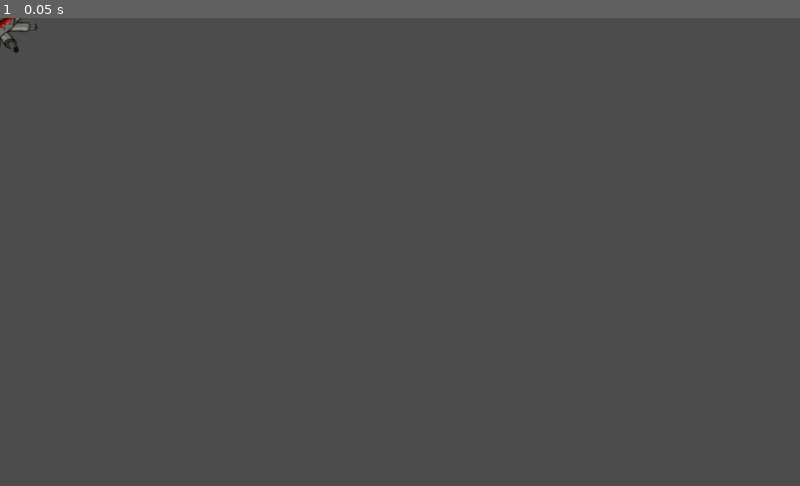
Above: before the commit, frame 1.
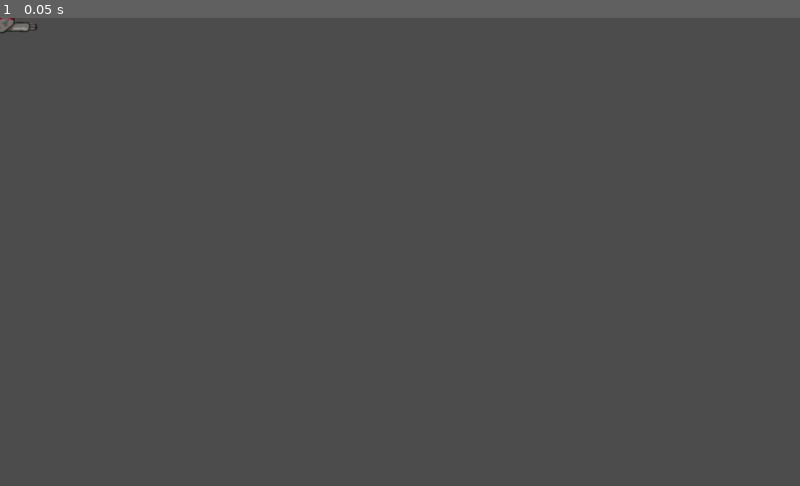
Above: after the commit, the same moment.

Repository: CiaranWoodward/LD46
Game: Godot game, scene res://Belt Accessories/Machine Gun.tscn
Same seed, same stepped clock (60 frames per second), same inputs: the game is played once before the commit and once after it. This scene is started directly instead of the project's main scene.
Inputs:
- Up to frame 1 (0.05 s): no input

The runs differ from the first frame. In frame 1, less than 0.1% of the frame differs, in the area x 0-3%, y 0-8%.

Commit message:
Bind shooting to mouse buttons

Diff:
--- a/Belt Accessories/BeltItem.gd
+++ b/Belt Accessories/BeltItem.gd
@@ -6,7 +6,7 @@
 export var is_weapon : bool = false
 export var icon_texture : Texture = null
 
-var cur_rotsprite = 0 setget set_rotsprite, get_rotsprite
+var cur_rotsprite = -1 setget set_rotsprite, get_rotsprite
 
 # Called when the node enters the scene tree for the first time.
 func _ready():
@@ -29,3 +29,9 @@
 
 func set_cost(acost : int):
 	cost = acost
+
+func begin_fire():
+	pass
+
+func end_fire():
+	pass
--- a/Belt Accessories/Machine Gun.gd
+++ b/Belt Accessories/Machine Gun.gd
@@ -1,16 +1,28 @@
 extends BeltItem
 
+onready var animp = get_node("AnimationPlayer")
 
-# Declare member variables here. Examples:
-# var a = 2
-# var b = "text"
-
+var isfiring : bool = false
 
 # Called when the node enters the scene tree for the first time.
 func _ready():
-	pass # Replace with function body.
+	pass
 
+func set_rotsprite(dir : int):
+	if dir == cur_rotsprite:
+		return
+	assert(dir >= 0 && dir <= 7)
+	for i in range(8):
+		self.get_node(str(i) + "P").emitting = (i == dir && isfiring)
 
-# Called every frame. 'delta' is the elapsed time since the previous frame.
-#func _process(delta):
-#	pass
+	.set_rotsprite(dir)
+
+func begin_fire():
+	animp.play("Fire")
+	isfiring = true
+	self.get_node(str(cur_rotsprite) + "P").emitting = true
+
+func end_fire():
+	animp.play("Idle")
+	isfiring = false
+	self.get_node(str(cur_rotsprite) + "P").emitting = false
--- a/Belt Accessories/Machine Gun.tscn
+++ b/Belt Accessories/Machine Gun.tscn
@@ -113,102 +113,6 @@
 "update": 0,
 "values": [ 0.0, -4.05142 ]
 }
-tracks/8/type = "value"
-tracks/8/path = NodePath("0/0:emitting")
-tracks/8/interp = 1
-tracks/8/loop_wrap = true
-tracks/8/imported = false
-tracks/8/enabled = true
-tracks/8/keys = {
-"times": PoolRealArray( 0 ),
-"transitions": PoolRealArray( 1 ),
-"update": 1,
-"values": [ true ]
-}
-tracks/9/type = "value"
-tracks/9/path = NodePath("1/1:emitting")
-tracks/9/interp = 1
-tracks/9/loop_wrap = true
-tracks/9/imported = false
-tracks/9/enabled = true
-tracks/9/keys = {
-"times": PoolRealArray( 0 ),
-"transitions": PoolRealArray( 1 ),
-"update": 1,
-"values": [ true ]
-}
-tracks/10/type = "value"
-tracks/10/path = NodePath("2/2:emitting")
-tracks/10/interp = 1
-tracks/10/loop_wrap = true
-tracks/10/imported = false
-tracks/10/enabled = true
-tracks/10/keys = {
-"times": PoolRealArray( 0 ),
-"transitions": PoolRealArray( 1 ),
-"update": 1,
-"values": [ true ]
-}
-tracks/11/type = "value"
-tracks/11/path = NodePath("3/3:emitting")
-tracks/11/interp = 1
-tracks/11/loop_wrap = true
-tracks/11/imported = false
-tracks/11/enabled = true
-tracks/11/keys = {
-"times": PoolRealArray( 0 ),
-"transitions": PoolRealArray( 1 ),
-"update": 1,
-"values": [ true ]
-}
-tracks/12/type = "value"
-tracks/12/path = NodePath("4/4:emitting")
-tracks/12/interp = 1
-tracks/12/loop_wrap = true
-tracks/12/imported = false
-tracks/12/enabled = true
-tracks/12/keys = {
-"times": PoolRealArray( 0 ),
-"transitions": PoolRealArray( 1 ),
-"update": 1,
-"values": [ true ]
-}
-tracks/13/type = "value"
-tracks/13/path = NodePath("5/5:emitting")
-tracks/13/interp = 1
-tracks/13/loop_wrap = true
-tracks/13/imported = false
-tracks/13/enabled = true
-tracks/13/keys = {
-"times": PoolRealArray( 0 ),
-"transitions": PoolRealArray( 1 ),
-"update": 1,
-"values": [ true ]
-}
-tracks/14/type = "value"
-tracks/14/path = NodePath("6/6:emitting")
-tracks/14/interp = 1
-tracks/14/loop_wrap = true
-tracks/14/imported = false
-tracks/14/enabled = true
-tracks/14/keys = {
-"times": PoolRealArray( 0 ),
-"transitions": PoolRealArray( 1 ),
-"update": 1,
-"values": [ true ]
-}
-tracks/15/type = "value"
-tracks/15/path = NodePath("7/7:emitting")
-tracks/15/interp = 1
-tracks/15/loop_wrap = true
-tracks/15/imported = false
-tracks/15/enabled = true
-tracks/15/keys = {
-"times": PoolRealArray( 0 ),
-"transitions": PoolRealArray( 1 ),
-"update": 1,
-"values": [ true ]
-}
 
 [sub_resource type="Animation" id=2]
 resource_name = "Idle"
@@ -309,102 +213,6 @@
 "update": 0,
 "values": [ 0.0 ]
 }
-tracks/8/type = "value"
-tracks/8/path = NodePath("0/0:emitting")
-tracks/8/interp = 1
-tracks/8/loop_wrap = true
-tracks/8/imported = false
-tracks/8/enabled = true
-tracks/8/keys = {
-"times": PoolRealArray( 0 ),
-"transitions": PoolRealArray( 1 ),
-"update": 1,
-"values": [ false ]
-}
-tracks/9/type = "value"
-tracks/9/path = NodePath("1/1:emitting")
-tracks/9/interp = 1
-tracks/9/loop_wrap = true
-tracks/9/imported = false
-tracks/9/enabled = true
-tracks/9/keys = {
-"times": PoolRealArray( 0 ),
-"transitions": PoolRealArray( 1 ),
-"update": 1,
-"values": [ false ]
-}
-tracks/10/type = "value"
-tracks/10/path = NodePath("2/2:emitting")
-tracks/10/interp = 1
-tracks/10/loop_wrap = true
-tracks/10/imported = false
-tracks/10/enabled = true
-tracks/10/keys = {
-"times": PoolRealArray( 0 ),
-"transitions": PoolRealArray( 1 ),
-"update": 1,
-"values": [ false ]
-}
-tracks/11/type = "value"
-tracks/11/path = NodePath("3/3:emitting")
-tracks/11/interp = 1
-tracks/11/loop_wrap = true
-tracks/11/imported = false
-tracks/11/enabled = true
-tracks/11/keys = {
-"times": PoolRealArray( 0 ),
-"transitions": PoolRealArray( 1 ),
-"update": 1,
-"values": [ false ]
-}
-tracks/12/type = "value"
-tracks/12/path = NodePath("4/4:emitting")
-tracks/12/interp = 1
-tracks/12/loop_wrap = true
-tracks/12/imported = false
-tracks/12/enabled = true
-tracks/12/keys = {
-"times": PoolRealArray( 0 ),
-"transitions": PoolRealArray( 1 ),
-"update": 1,
-"values": [ false ]
-}
-tracks/13/type = "value"
-tracks/13/path = NodePath("5/5:emitting")
-tracks/13/interp = 1
-tracks/13/loop_wrap = true
-tracks/13/imported = false
-tracks/13/enabled = true
-tracks/13/keys = {
-"times": PoolRealArray( 0 ),
-"transitions": PoolRealArray( 1 ),
-"update": 1,
-"values": [ false ]
-}
-tracks/14/type = "value"
-tracks/14/path = NodePath("6/6:emitting")
-tracks/14/interp = 1
-tracks/14/loop_wrap = true
-tracks/14/imported = false
-tracks/14/enabled = true
-tracks/14/keys = {
-"times": PoolRealArray( 0 ),
-"transitions": PoolRealArray( 1 ),
-"update": 1,
-"values": [ false ]
-}
-tracks/15/type = "value"
-tracks/15/path = NodePath("7/7:emitting")
-tracks/15/interp = 1
-tracks/15/loop_wrap = true
-tracks/15/imported = false
-tracks/15/enabled = true
-tracks/15/keys = {
-"times": PoolRealArray( 0 ),
-"transitions": PoolRealArray( 1 ),
-"update": 1,
-"values": [ false ]
-}
 
 [sub_resource type="Gradient" id=3]
 colors = PoolColorArray( 0.878431, 0.67451, 0.196078, 1, 0.878431, 0.67451, 0.196078, 0.192157 )
@@ -425,8 +233,8 @@
 texture = ExtResource( 8 )
 offset = Vector2( 14.5145, 12.4192 )
 
-[node name="0" type="CPUParticles2D" parent="0"]
-position = Vector2( -15.4595, 8.24279 )
+[node name="0P" type="CPUParticles2D" parent="."]
+position = Vector2( -15.62, 8.33738 )
 emitting = false
 amount = 10
 lifetime = 0.5
@@ -447,8 +255,8 @@
 texture = ExtResource( 4 )
 offset = Vector2( 3.26907, 14.7916 )
 
-[node name="1" type="CPUParticles2D" parent="1"]
-position = Vector2( -12.1586, -3.72729 )
+[node name="1P" type="CPUParticles2D" parent="."]
+position = Vector2( -12.1152, -3.4288 )
 emitting = false
 amount = 10
 lifetime = 0.5
@@ -469,8 +277,8 @@
 texture = ExtResource( 7 )
 offset = Vector2( -5.93223, 14.0953 )
 
-[node name="2" type="CPUParticles2D" parent="2"]
-position = Vector2( -5.64966, -8.82704 )
+[node name="2P" type="CPUParticles2D" parent="."]
+position = Vector2( -5.60626, -8.93636 )
 emitting = false
 amount = 10
 lifetime = 0.5
@@ -491,8 +299,8 @@
 texture = ExtResource( 6 )
 offset = Vector2( -9.81666, -1.75082 )
 
-[node name="3" type="CPUParticles2D" parent="3"]
-position = Vector2( 11.1698, -8.53026 )
+[node name="3P" type="CPUParticles2D" parent="."]
+position = Vector2( 11.4171, -8.43567 )
 emitting = false
 amount = 10
 lifetime = 0.5
@@ -513,8 +321,8 @@
 texture = ExtResource( 3 )
 offset = Vector2( -9.65251, -8.0077 )
 
-[node name="4" type="CPUParticles2D" parent="4"]
-position = Vector2( 17.2245, -3.27303 )
+[node name="4P" type="CPUParticles2D" parent="."]
+position = Vector2( 17.6757, -3.17844 )
 emitting = false
 amount = 10
 lifetime = 0.5
@@ -535,8 +343,8 @@
 texture = ExtResource( 5 )
 offset = Vector2( -0.411453, -9.91198 )
 
-[node name="5" type="CPUParticles2D" parent="5"]
-position = Vector2( 11.3737, 5.92568 )
+[node name="5P" type="CPUParticles2D" parent="."]
+position = Vector2( 11.4171, 6.08428 )
 emitting = false
 amount = 10
 lifetime = 0.5
@@ -557,8 +365,8 @@
 texture = ExtResource( 1 )
 offset = Vector2( 4.57713, -6.78354 )
 
-[node name="6" type="CPUParticles2D" parent="6"]
-position = Vector2( 7.07146, 14.9381 )
+[node name="6P" type="CPUParticles2D" parent="."]
+position = Vector2( 6.91095, 15.0967 )
 emitting = false
 amount = 10
 lifetime = 0.5
@@ -579,8 +387,8 @@
 texture = ExtResource( 2 )
 offset = Vector2( 13.6143, 4.82998 )
 
-[node name="7" type="CPUParticles2D" parent="7"]
-position = Vector2( -5.49218, 19.3978 )
+[node name="7P" type="CPUParticles2D" parent="."]
+position = Vector2( -5.8566, 19.3525 )
 emitting = false
 amount = 10
 lifetime = 0.5
--- a/Player/BeltPath.gd
+++ b/Player/BeltPath.gd
@@ -1,6 +1,9 @@
 extends Path2D
 
 var pfs = Array()
+
+const lweapon = 1
+const rweapon = 5
 
 # Called when the node enters the scene tree for the first time.
 func _ready():
@@ -21,6 +24,17 @@
 		if pfs[i].visible:
 			_set_belt_pos(pfs[i], angle + angle_offset, i == 5)
 		angle_offset += PI/4
+
+func get_left_weapon() -> BeltItem:
+	return _get_item(lweapon)
+
+func get_right_weapon() -> BeltItem:
+	return _get_item(rweapon)
+
+func _get_item(slotno : int) -> BeltItem:
+	if pfs[slotno].visible:
+		return pfs[slotno].get_children().front()
+	return null
 
 func _set_belt_pos(pf : PathFollow2D, angle : float, flipped := false):
 	if angle < 0:
--- a/Player/Player.gd
+++ b/Player/Player.gd
@@ -63,6 +63,17 @@
 	var mousepos = aimPoint.get_local_mouse_position()
 	belt.set_belt_angle(mousepos.angle())
 
+func _handle_fire(delta):
+	if Input.is_action_just_pressed("player_leftshoot"):
+		belt.get_left_weapon().begin_fire()
+	if Input.is_action_just_released("player_leftshoot"):
+		belt.get_left_weapon().end_fire()
+
+	if Input.is_action_just_pressed("player_rightshoot"):
+		belt.get_right_weapon().begin_fire()
+	if Input.is_action_just_released("player_rightshoot"):
+		belt.get_right_weapon().end_fire()
+
 func _handle_input(delta):
 	var down = Input.is_action_pressed("player_down")
 	var up = Input.is_action_pressed("player_up")
@@ -108,3 +119,4 @@
 		pass
 
 	_handle_aim(delta)
+	_handle_fire(delta)
--- a/Player/PlayerBullet.tscn
+++ b/Player/PlayerBullet.tscn
@@ -9,6 +9,7 @@
 collision_layer = 16
 collision_mask = 6
 mode = 2
+mass = 0.1
 continuous_cd = 1
 linear_damp = 0.0
 script = ExtResource( 1 )
--- a/project.godot
+++ b/project.godot
@@ -70,6 +70,20 @@
 , Object(InputEventKey,"resource_local_to_scene":false,"resource_name":"","device":0,"alt":false,"shift":false,"control":false,"meta":false,"command":false,"pressed":false,"scancode":16777234,"unicode":0,"echo":false,"script":null)
  ]
 }
+player_leftshoot={
+"deadzone": 0.5,
+"events": [ Object(InputEventMouseButton,"resource_local_to_scene":false,"resource_name":"","device":0,"alt":false,"shift":false,"control":false,"meta":false,"command":false,"button_mask":0,"position":Vector2( 0, 0 ),"global_position":Vector2( 0, 0 ),"factor":1.0,"button_index":1,"pressed":false,"doubleclick":false,"script":null)
+ ]
+}
+player_rightshoot={
+"deadzone": 0.5,
+"events": [ Object(InputEventMouseButton,"resource_local_to_scene":false,"resource_name":"","device":0,"alt":false,"shift":false,"control":false,"meta":false,"command":false,"button_mask":0,"position":Vector2( 0, 0 ),"global_position":Vector2( 0, 0 ),"factor":1.0,"button_index":2,"pressed":false,"doubleclick":false,"script":null)
+ ]
+}
+
+[input_devices]
+
+pointing/emulate_mouse_from_touch=false
 
 [layer_names]
 
